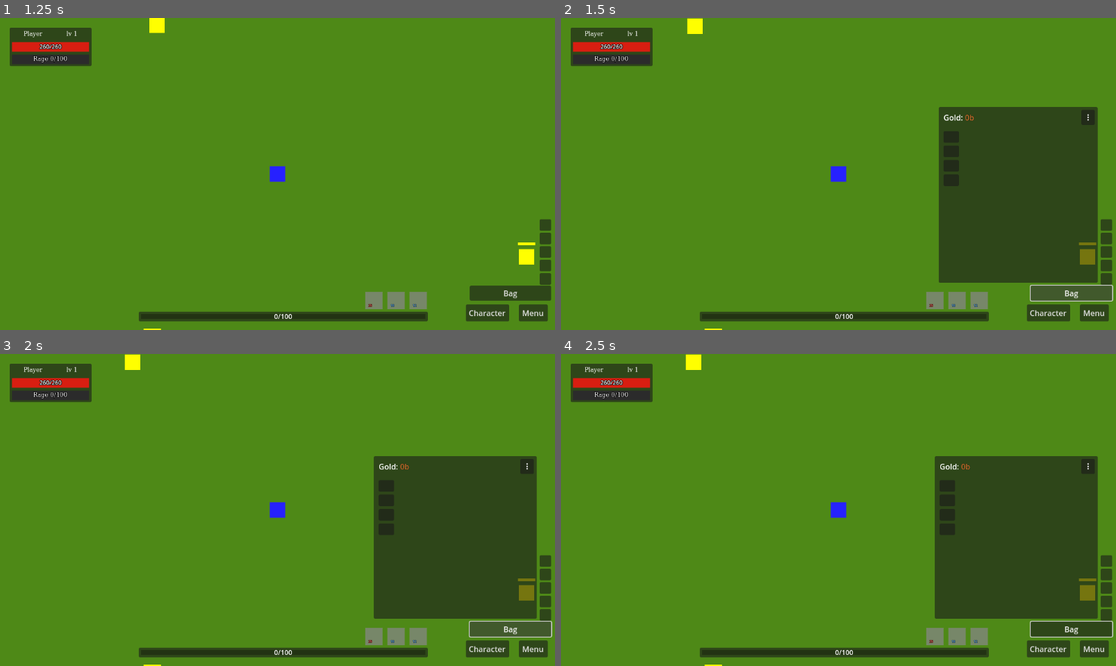
Above: before the commit, frames 1-4 (two rows, left to right).
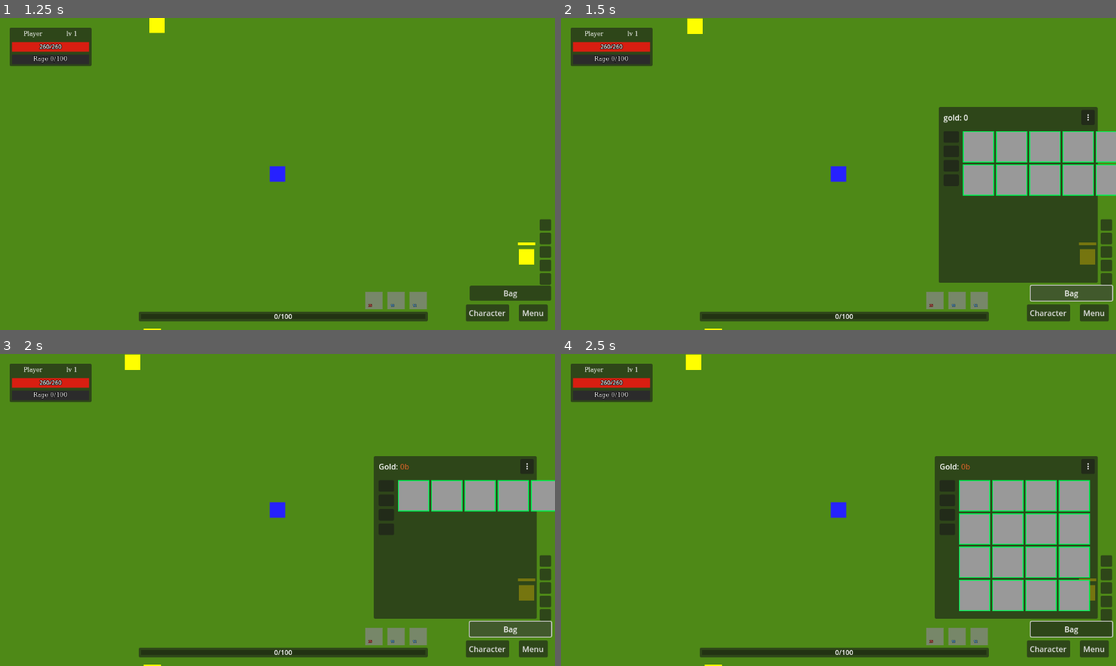
Above: after the commit, the same moments.

Repository: denisshkytko/mmo-mvp-godot
Game: Godot game, scene res://game/scenes/Main.tscn
The game is run twice, just before and just after one commit, with the same random seed, the same clock (stepped at 60 frames per second) and the same inputs. This scene is started directly instead of the project's main scene. The engine's default icon, where the game draws it, is replaced by a stand-in: a white triangle on a blue panel in a dark square.
Inputs (mouse positions are in pixels of both pictures, inside the frame that each line leads up to):
- Up to frame 1 (1.25 s): drag from (416, 301) to (88, 326) at 0.52 s
- Up to frame 2 (1.5 s): click "Bag" at 1.25 s
- Up to frame 3 (2 s): no input
- Up to frame 4 (2.5 s): drag from (955, 637) to (1088, 594) at 2.02 s

Frame 1 is identical in both runs. In frame 2, 5.4% of the frame differs, in the area x 68-100%, y 30-58%; in frame 3, 2.8%; in frame 4, 9.2%, in the area x 71-96%, y 40-83%.

Commit message:
Prevent grid visibility races during refresh

Diff:
--- a/ui/game/hud/inventory_hud.gd
+++ b/ui/game/hud/inventory_hud.gd
@@ -91,6 +91,7 @@
 var _last_total_slots: int = -1
 var _last_applied_columns: int = -1
 var _last_snap_hash: int = 0
+var _refresh_in_progress: bool = false
 
 # Layout anchor: keep panel growing towards screen center (up + left) from a stable bottom-right point
 var _panel_anchor_br: Vector2 = Vector2.ZERO
@@ -193,7 +194,10 @@
 			var h: int = str(snap).hash()
 			if h != _last_snap_hash:
 				_last_snap_hash = h
-				await _refresh()
+				if _refresh_in_progress:
+					_layout_dirty = true
+				else:
+					await _refresh()
 			# Cooldowns tick even if inventory content didn't change.
 			_update_visible_cooldowns(snap)
 
@@ -777,11 +781,8 @@
 func _measure_panel_size_for_columns(cols: int, total_slots: int) -> Vector2:
 	# Measuring should not permanently mutate the live grid.
 	var prev_cols: int = grid.columns
-	var prev_grid_vis: bool = grid.visible
 	# Ensure we have enough slot panels to measure accurately.
 	_ensure_grid_child_count(total_slots)
-	# Hide the grid while probing to avoid any visible "jump" when inventory is open.
-	grid.visible = false
 	grid.columns = max(1, cols)
 	await get_tree().process_frame
 	var grid_size: Vector2 = grid.get_combined_minimum_size()
@@ -799,7 +800,6 @@
 	var size := Vector2(pad_left + grid_size.x + pad_right, header_h + grid_size.y + pad_bottom)
 	# Restore previous grid columns to avoid visual jumps when a candidate doesn't apply.
 	grid.columns = prev_cols
-	grid.visible = prev_grid_vis
 	return size
 
 func _can_fit_columns(cols: int, total_slots: int) -> bool:
@@ -1197,10 +1197,14 @@
 # --- Refresh & render ---
 
 func _refresh() -> void:
+	if _refresh_in_progress:
+		_layout_dirty = true
+		return
 	if player == null or not is_instance_valid(player):
 		return
 	if not player.has_method("get_inventory_snapshot"):
 		return
+	_refresh_in_progress = true
 
 	var snap: Dictionary = player.get_inventory_snapshot()
 	var slots: Array = snap.get("slots", [])
@@ -1236,6 +1240,10 @@
 
 	_update_bag_buttons(bag_slots)
 	_refresh_quick_bar()
+	if _is_open:
+		grid.visible = true
+		grid.modulate.a = 1.0
+	_refresh_in_progress = false
 
 func _render_slot(slot_panel: Panel, i: int, slots: Array) -> void:
 	var icon: TextureRect = slot_panel.get_node_or_null("Icon") as TextureRect
